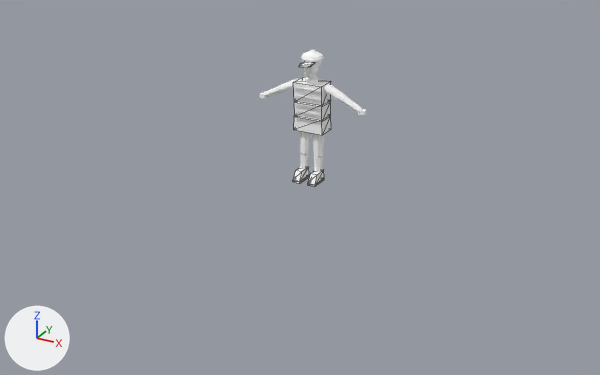
A saved change to the Blender file ArtSource/Pedestrians/Blender/CemeteryWatchman3D.blend.
Both versions are drawn from a camera (50 mm lens) standing at (4.8, -9.05, 4.36) and looking at (-0.09, -0.16, -0.09). Arrows for +X, +Y and +Z are at lower left; the lights stay in place. The picture after the commit comes second. Mesh edges are drawn as thin lines on the coarser meshes.

Objects in the first picture: 'CLO_CoatChest', 'CLO_CoatHem' and 20 more.
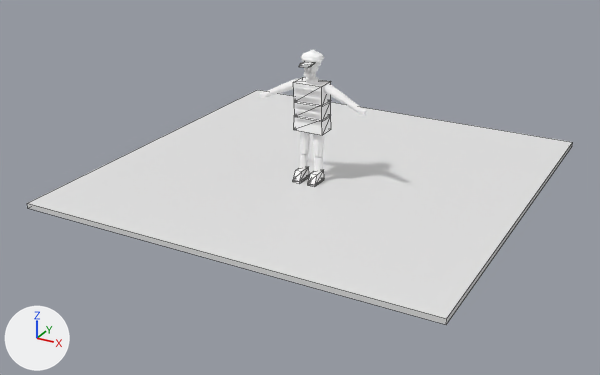
Location of each change, (x1, y1, x2, y2) in pixels of the pictures (600 x 375 px):
```json
{"object": "PreviewGround", "change": "added", "after": [27, 90, 573, 325]}
```

Scene script edits in JSON lines:
```json
{"op": "add", "block": "mat_mat_previewground", "code": ["mat_mat_previewground = principled_material('MAT_PreviewGround')", "mat_mat_previewground.base_color = (0.8, 0.8, 0.8)  # white #e7e7e7"]}
{"op": "add", "block": "me_previewground_mesh", "code": ["me_previewground_mesh = bpy.data.meshes.new('PreviewGround_Mesh')", "me_previewground_mesh.from_pydata(...)  # a box spanning x -2.75..2.75, y -2.4..3.1, z -0.07..0.0", "me_previewground_mesh.materials.append(mat_mat_previewground)  # white #e7e7e7"]}
{"op": "add", "block": "ob_previewground", "code": ["ob_previewground = bpy.data.objects.new('PreviewGround', me_previewground_mesh)", "ob_previewground.location = (0.0, 0.0, 0.0)"]}
```
